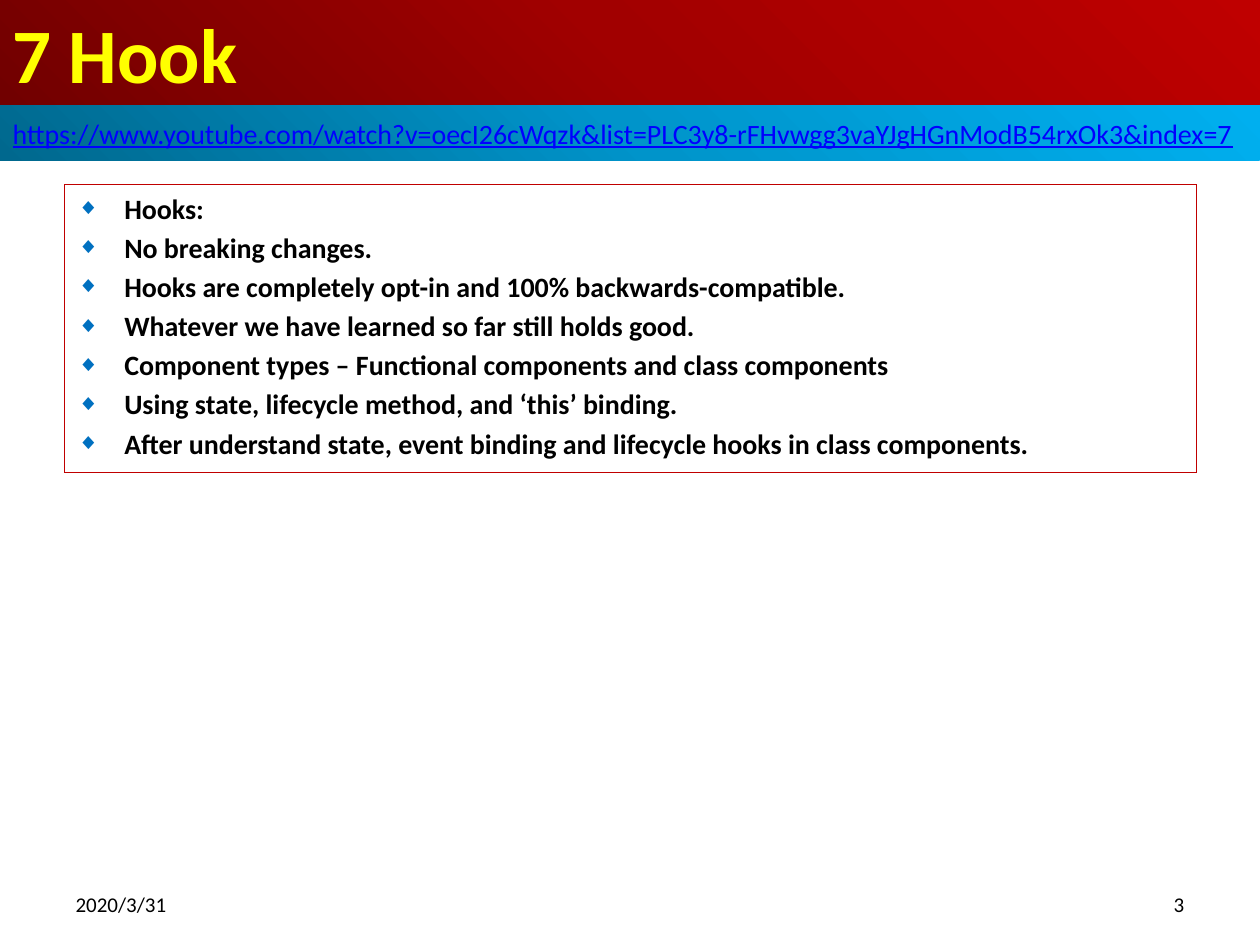
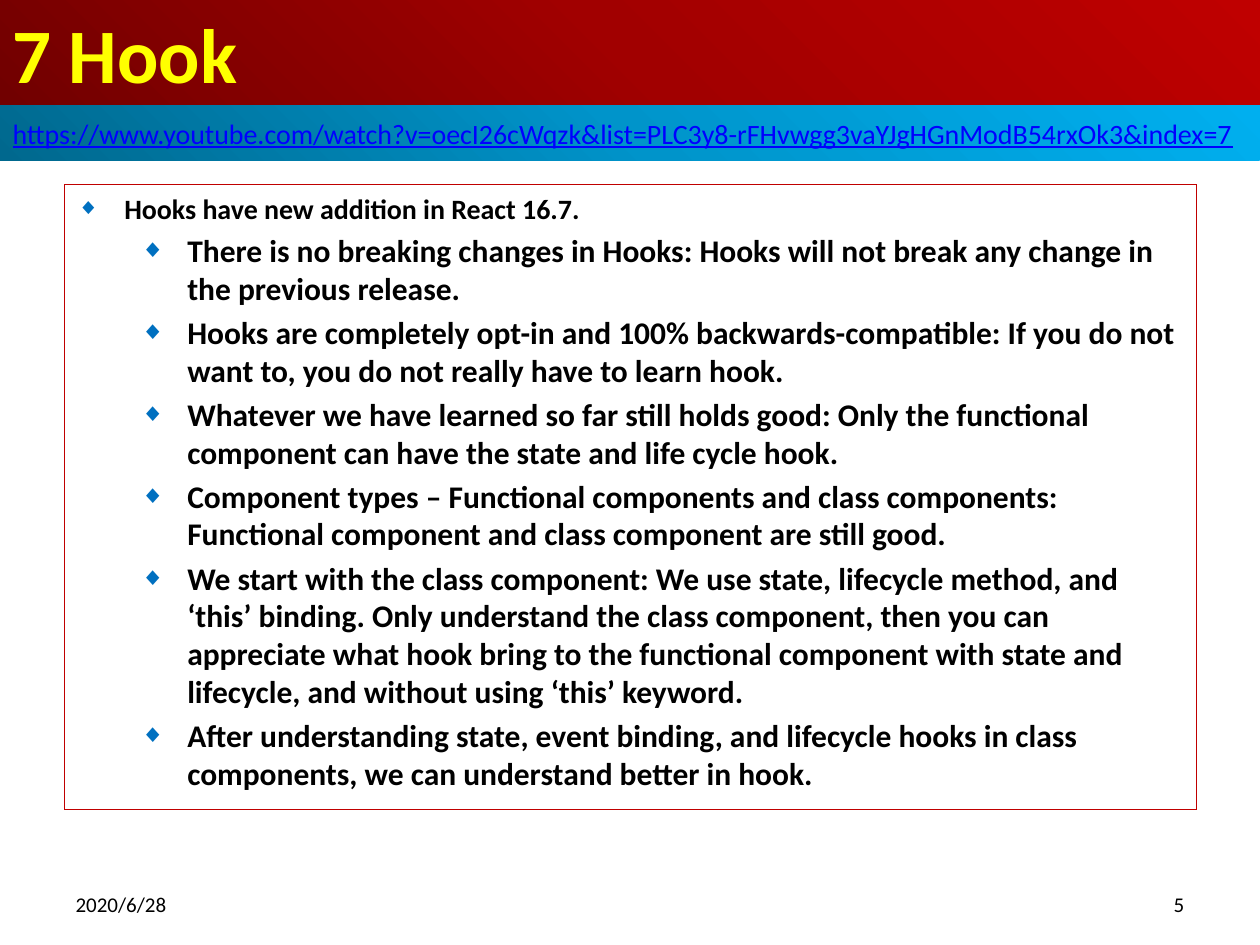
Before and after one commit to peterhchen/800-React-Hook, a slide deck: slide 5 of 07_Hook.pptx (slide 3 before the commit). Drawn at 1260x945 pixels with LibreOffice and Linux fonts; fonts in the diff are those of the drawing. Boxes give left, top, right and bottom in pixels: in the first picture for what was removed or moved away, otherwise in the second. Text is boxed around its words. In the diff, an @@ line names an element or a change of style, - is before the commit and + after.

Commit message:
WHat is Hook?
1. Hook add state and lifecycle to functional component
2. Hook does not need the 'this' keyword in class component

```diff
--- a/07_Hook.pptx
+++ b/07_Hook.pptx
@@ subtitle "Hooks have new addition in ...": place and size @@
-subtitle "Hooks have new addition in ..." at <box>64,185,1197,472</box>
+subtitle "Hooks have new addition in ..." at <box>64,185,1197,810</box>
@@ subtitle at <box>124,199,1175,790</box>: text changed; size 16 to 18 pt @@
-◆ Hooks:
-◆ No breaking changes.
-◆ Hooks are completely opt-in and 100% backwards-compatible.
-◆ Whatever we have learned so far still holds good.
-◆ Component types – Functional components and class components
-◆ Using state, lifecycle method, and ‘this’ binding.
-◆ After understand state, event binding and lifecycle hooks in class components.
+◆ Hooks have new addition in React 16.7.
+  ◆ There is no breaking changes in Hooks: Hooks will not break any change in the previous release.
+  ◆ Hooks are completely opt-in and 100% backwards-compatible: If you do not want to, you do not really have to learn hook.
+  ◆ Whatever we have learned so far still holds good: Only the functional component can have the state and life cycle hook.
+  ◆ Component types – Functional components and class components: Functional component and class component are still good.
+  ◆ We start with the class component: We use state, lifecycle method, and ‘this’ binding. Only understand the class component, then you can appreciate what hook bring to the functional component with state and lifecycle, and without using ‘this’ keyword.
+  ◆ After understanding state, event binding, and lifecycle hooks in class components, we can understand better in hook.
@@ text at <box>76,897,167,913</box>: text changed @@
-2020/3/31
+2020/6/28
@@ page number at <box>1174,898,1185,912</box>: text changed @@
-3
+5
```
Also in this commit, not shown: 3 other slides changed, 4 slides added.
